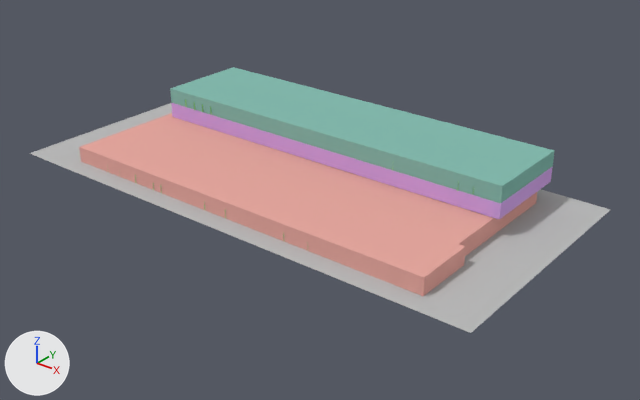
Before and after pictures for a commit that changed the Blender file Modelos/BUA_Edificio.blend.
Both versions are drawn from a 50 mm camera at (157.6, -189.3, 112.2) aimed at (7.5, -1.7, -4.1). Lighting does not change. The marker at lower left points along +X, +Y and +Z.

Names of what the first picture shows: 'Paredes Planta Baja', 'Paredes Primera Planta', 'Paredes Segunda Planta', 'Plano'.
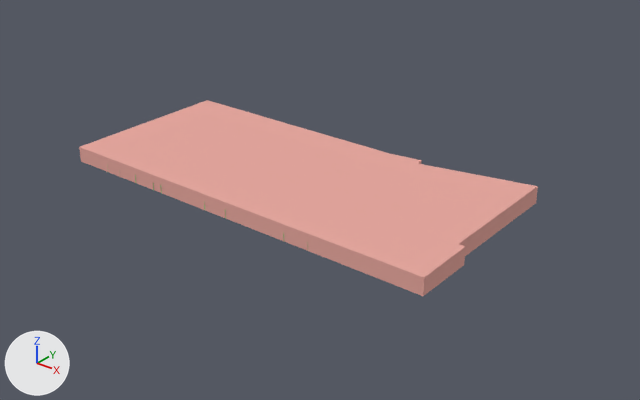
Boxes (x1, y1, x2, y2) around the edits, measured in the pictures (640 x 400 px):
'Paredes Segunda Planta', hidden (cyan): before (170, 67, 555, 203)
'Plano', hidden: before (29, 103, 611, 333)
'Paredes Primera Planta', hidden: before (171, 103, 553, 219)

The edits, one by one:
Object 'Paredes Primera Planta' (ob_paredes_primera_planta) is now hidden.
Object 'Plano' (ob_plano) is now hidden.
Object 'Paredes Segunda Planta' (ob_paredes_segunda_planta) is now hidden.
